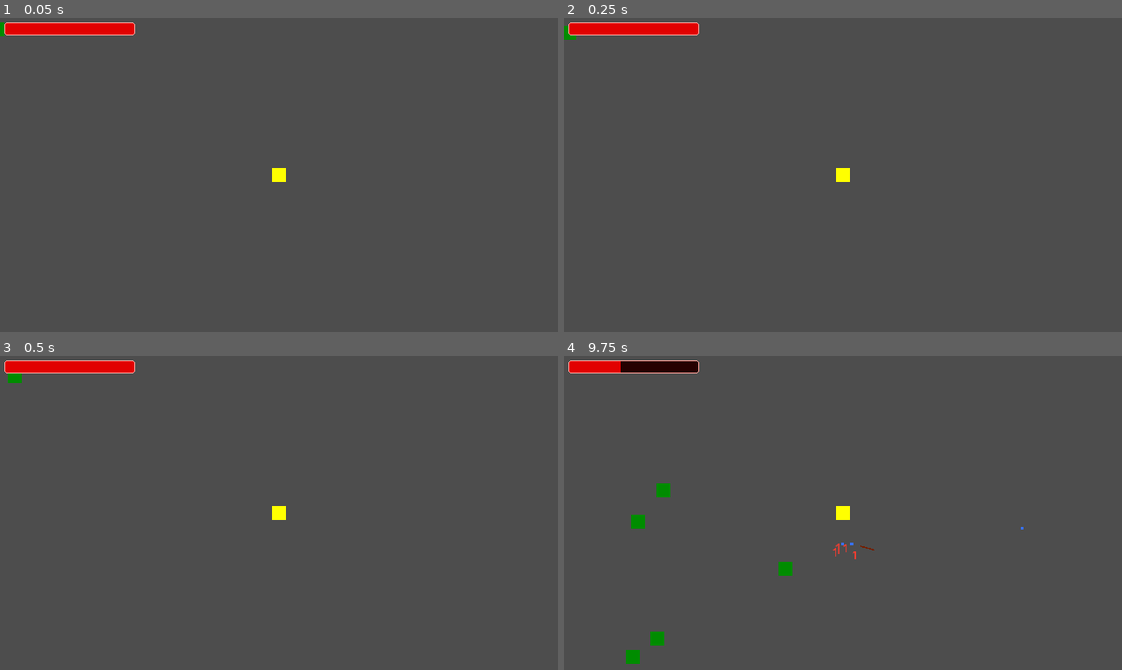
Above: before the commit, frames 1-4 (two rows, left to right).
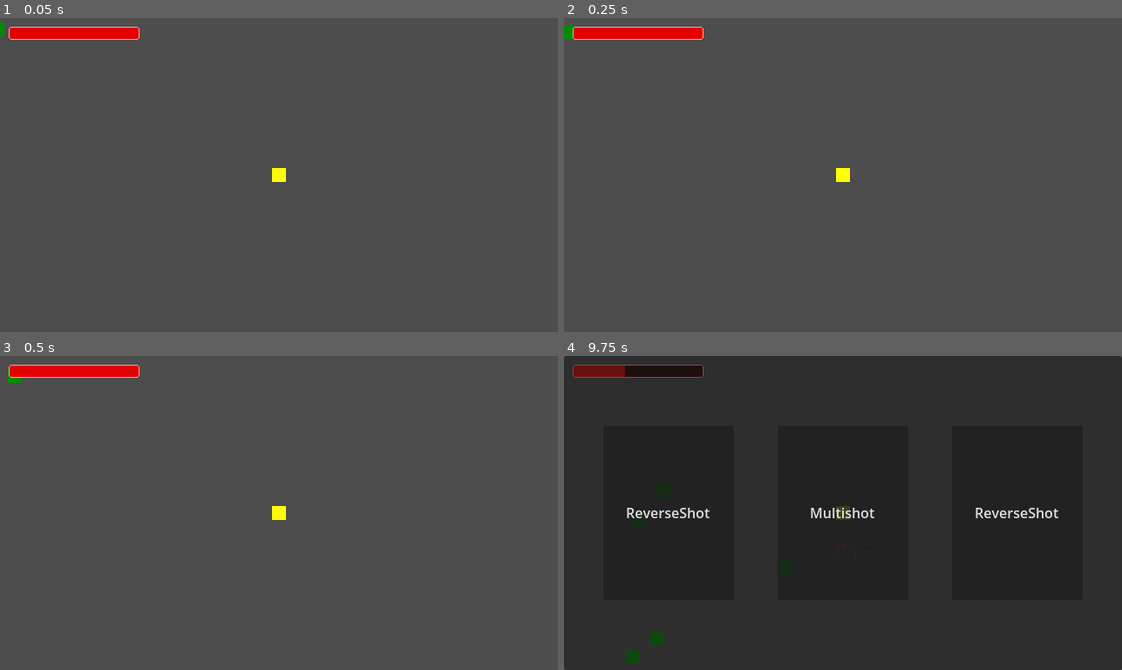
Above: after the commit, the same moments.

Repository: danilomacb/RAMter
Game: Godot game, scene res://Scenes/Game.tscn
Two runs of this game, one before a commit and one after it. Both use one fixed random seed, a clock stepped at 60 frames per second and the inputs below.
Inputs (mouse positions are in pixels of both pictures, inside the frame that each line leads up to):
- Up to frame 1 (0.05 s): no input
- Up to frame 2 (0.25 s): no input
- Up to frame 3 (0.5 s): no input
- Up to frame 4 (9.75 s): move the mouse to (965, 497) at 0.52 s; press the mouse at (965, 497) at 0.53 s; hold Right (MoveRight) 0.53-1.28 s; move the mouse to (731, 528) at 1.27 s; release the mouse at (731, 528) at 1.28 s; hold Down (MoveDown) 1.28-2.03 s; click (731, 528) at 1.35 s; move the mouse to (898, 443) at 2.02 s; press the mouse at (898, 443) at 2.03 s; hold Right (MoveRight) 2.03-2.78 s; move the mouse to (815, 575) at 2.77 s; release the mouse at (815, 575) at 2.78 s; hold Up (MoveUp) 2.78-3.53 s; click (815, 575) at 2.85 s; move the mouse to (1010, 560) at 3.52 s; press the mouse at (1010, 560) at 3.53 s; hold Left (MoveLeft) 3.53-5.03 s; move the mouse to (675, 465) at 4.27 s; release the mouse at (675, 465) at 4.28 s; click (675, 465) at 4.35 s; move the mouse to (870, 513) at 5.02 s; press the mouse at (870, 513) at 5.03 s; hold Down (MoveDown) 5.03-5.78 s; move the mouse to (759, 434) at 5.77 s; release the mouse at (759, 434) at 5.78 s; hold Right (MoveRight) 5.78-6.53 s; click (759, 434) at 5.85 s; move the mouse to (965, 497) at 6.52 s; press the mouse at (965, 497) at 6.53 s; hold Up (MoveUp) 6.53-7.28 s; move the mouse to (731, 528) at 7.27 s; release the mouse at (731, 528) at 7.28 s; hold Right (MoveRight) 7.28-8.03 s; click (731, 528) at 7.35 s; move the mouse to (898, 443) at 8.02 s; press the mouse at (898, 443) at 8.03 s; hold Down (MoveDown) 8.03-8.78 s; move the mouse to (815, 575) at 8.77 s; release the mouse at (815, 575) at 8.78 s; hold Left (MoveLeft) 8.78-9.53 s; click (815, 575) at 8.85 s; move the mouse to (1010, 560) at 9.52 s; press the mouse at (1010, 560) at 9.53 s; hold Up (MoveUp) from 9.53 s (still down)

The runs differ from the first frame. In frame 1, 0.8% of the frame differs, in the area x 0-25%, y 1-7%; in frame 2, 0.8%; in frame 3, 0.8%; in frame 4, 100%, in the area x 0-100%, y 0-100%.

Commit message:
UpgradeCards created

Diff:
--- a/Scenes/Game.tscn
+++ b/Scenes/Game.tscn
@@ -1,10 +1,11 @@
-[gd_scene load_steps=8 format=3 uid="uid://b000ctuyaiuww"]
+[gd_scene load_steps=9 format=3 uid="uid://b000ctuyaiuww"]
 
 [ext_resource type="Texture2D" uid="uid://4ui5ascs6onu" path="res://Sprites/WhiteSquare.png" id="1_gk4jy"]
 [ext_resource type="PackedScene" uid="uid://vcwf3q5q6m5r" path="res://Prefabs/Player.tscn" id="2_e80ac"]
 [ext_resource type="Script" path="res://Scripts/EnemySpawnManager.gd" id="3_sp687"]
 [ext_resource type="Texture2D" uid="uid://dyvlk1rdm71e3" path="res://Sprites/HpBar.png" id="5_7o43d"]
 [ext_resource type="Texture2D" uid="uid://xqw8xchvvif4" path="res://Sprites/HpBarOver.png" id="6_2kjhh"]
+[ext_resource type="Script" path="res://Scripts/UpgradeCard.gd" id="7_qvdpu"]
 
 [sub_resource type="TileSetAtlasSource" id="TileSetAtlasSource_kwwc3"]
 texture = ExtResource("1_gk4jy")
@@ -28,11 +29,20 @@
 
 [node name="CanvasLayer" type="CanvasLayer" parent="."]
 
-[node name="HpBar" type="TextureProgressBar" parent="CanvasLayer"]
-offset_left = 5.0
-offset_top = 5.0
-offset_right = 155.0
-offset_bottom = 20.0
+[node name="Control" type="Control" parent="CanvasLayer"]
+layout_mode = 3
+anchors_preset = 15
+anchor_right = 1.0
+anchor_bottom = 1.0
+grow_horizontal = 2
+grow_vertical = 2
+
+[node name="HpBar" type="TextureProgressBar" parent="CanvasLayer/Control"]
+layout_mode = 1
+offset_left = 10.0
+offset_top = 10.0
+offset_right = 160.0
+offset_bottom = 25.0
 value = 100.0
 nine_patch_stretch = true
 stretch_margin_left = 3
@@ -46,4 +56,64 @@
 tint_over = Color(0.988235, 0.639216, 0.607843, 1)
 tint_progress = Color(0.886275, 0, 0, 1)
 
+[node name="UpgradePanel" type="Panel" parent="CanvasLayer/Control"]
+visible = false
+layout_mode = 1
+anchors_preset = 15
+anchor_right = 1.0
+anchor_bottom = 1.0
+grow_horizontal = 2
+grow_vertical = 2
+
+[node name="UpgradeCard1" type="Button" parent="CanvasLayer/Control/UpgradePanel"]
+layout_mode = 1
+anchors_preset = 8
+anchor_left = 0.5
+anchor_top = 0.5
+anchor_right = 0.5
+anchor_bottom = 0.5
+offset_left = -275.0
+offset_top = -100.0
+offset_right = -125.0
+offset_bottom = 100.0
+grow_horizontal = 2
+grow_vertical = 2
+text = "Upgrade 1"
+script = ExtResource("7_qvdpu")
+
+[node name="UpgradeCard2" type="Button" parent="CanvasLayer/Control/UpgradePanel"]
+layout_mode = 1
+anchors_preset = 8
+anchor_left = 0.5
+anchor_top = 0.5
+anchor_right = 0.5
+anchor_bottom = 0.5
+offset_left = -75.0
+offset_top = -100.0
+offset_right = 75.0
+offset_bottom = 100.0
+grow_horizontal = 2
+grow_vertical = 2
+text = "Upgrade 2"
+script = ExtResource("7_qvdpu")
+
+[node name="UpgradeCard3" type="Button" parent="CanvasLayer/Control/UpgradePanel"]
+layout_mode = 1
+anchors_preset = 8
+anchor_left = 0.5
+anchor_top = 0.5
+anchor_right = 0.5
+anchor_bottom = 0.5
+offset_left = 125.0
+offset_top = -100.0
+offset_right = 275.0
+offset_bottom = 100.0
+grow_horizontal = 2
+grow_vertical = 2
+text = "Upgrade 3"
+script = ExtResource("7_qvdpu")
+
 [connection signal="timeout" from="EnemySpawnManager/Timer" to="EnemySpawnManager" method="_on_timer_timeout"]
+[connection signal="pressed" from="CanvasLayer/Control/UpgradePanel/UpgradeCard1" to="CanvasLayer/Control/UpgradePanel/UpgradeCard1" method="_on_pressed"]
+[connection signal="pressed" from="CanvasLayer/Control/UpgradePanel/UpgradeCard2" to="CanvasLayer/Control/UpgradePanel/UpgradeCard2" method="_on_pressed"]
+[connection signal="pressed" from="CanvasLayer/Control/UpgradePanel/UpgradeCard3" to="CanvasLayer/Control/UpgradePanel/UpgradeCard3" method="_on_pressed"]
--- a/Scripts/Hp.gd
+++ b/Scripts/Hp.gd
@@ -31,7 +31,7 @@
 	get_tree().root.add_child(instantiatedDamageIndicator)
 
 	if hpType == HpType.Player:
-		var hpBar = get_node("/root/Game/CanvasLayer/HpBar") as TextureProgressBar
+		var hpBar = get_node("/root/Game/CanvasLayer/Control/HpBar") as TextureProgressBar
 		hpBar.value = (curHp / maxHp) * 100
 
 	if curHp <= 0:
--- a/Scripts/PlayerController.gd
+++ b/Scripts/PlayerController.gd
@@ -4,7 +4,7 @@
 
 @onready var timer = $Timer
 
-var playerArrow = load("res://Prefabs/PlayerArrow.tscn")
+var upgrades = load("res://Scripts/Upgrades.gd").new()
 
 var canShoot = true
 
@@ -33,19 +33,7 @@
 		canShoot = false
 		timer.start()
 
-		var toMouse = get_global_mouse_position()
-
-		var instantiatedArrow = playerArrow.instantiate()
-		instantiatedArrow.global_position = global_position
-		var transformRotated = instantiatedArrow.transform.looking_at(toMouse)
-		instantiatedArrow.transform = transformRotated
-
-		toMouse -= global_position
-		toMouse = toMouse.normalized()
-
-		instantiatedArrow.direction = toMouse
-
-		get_node("/root/Game").add_child(instantiatedArrow)
+		upgrades.InstantiateArrows(global_position, get_node("/root/Game"), get_global_mouse_position())
 
 func _on_timer_timeout():
 	canShoot = true
--- a/Scripts/PlayerExp.gd
+++ b/Scripts/PlayerExp.gd
@@ -1,4 +1,6 @@
 extends Node
+
+signal OnLevelUp
 
 @export var expIncrementor: int
 
@@ -12,7 +14,9 @@
 		LevelUp()
 
 func LevelUp():
+	emit_signal("OnLevelUp")
 	expCollected = 0
 	nexLvExp *= 2
 	lv += 1
-	print(lv)
+	print("lv: " + str(lv))
+	get_node("/root/Game/CanvasLayer/Control/UpgradePanel").visible = true
--- /dev/null
+++ b/Scripts/UpgradeCard.gd
@@ -0,0 +1,19 @@
+extends Button
+
+var upgrades = load("res://Scripts/Upgrades.gd").new()
+
+var rng = RandomNumberGenerator.new()
+
+var currentUpgradeIndex: int = 0
+
+func _ready():
+	var player = get_node("/root/Game/Player/PlayerExp")
+	player.OnLevelUp.connect(RandomizeUpgradeCard)
+
+func RandomizeUpgradeCard():
+	currentUpgradeIndex = rng.randi_range(0, upgrades.UpgradeType.size() - 1)
+	text = upgrades.UpgradeType.find_key(currentUpgradeIndex)
+
+func _on_pressed():
+	upgrades.AddUpgrade(currentUpgradeIndex)
+	get_parent().visible = false
--- /dev/null
+++ b/Scripts/Upgrades.gd
@@ -0,0 +1,32 @@
+extends Node2D
+
+enum UpgradeType {Multishot, ReverseShot}
+
+var playerArrow = load("res://Prefabs/PlayerArrow.tscn")
+
+var multiShotCounter: int = 0
+var reverseShotCounter: int = 0
+
+func InstantiateArrows(playerPos, game, mousePos):
+	var toMouse = mousePos
+
+	var instantiatedArrow = playerArrow.instantiate()
+	instantiatedArrow.global_position = playerPos
+	var transformRotated = instantiatedArrow.transform.looking_at(toMouse)
+	instantiatedArrow.transform = transformRotated
+
+	toMouse -= playerPos
+	toMouse = toMouse.normalized()
+
+	instantiatedArrow.direction = toMouse
+
+	game.add_child(instantiatedArrow)
+
+func AddUpgrade(upgradeType):
+	match (upgradeType):
+		UpgradeType.Multishot:
+			multiShotCounter += 1
+			print("multishot: " + str(multiShotCounter))
+		UpgradeType.ReverseShot:
+			reverseShotCounter += 1
+			print("reverse: " + str(reverseShotCounter))
